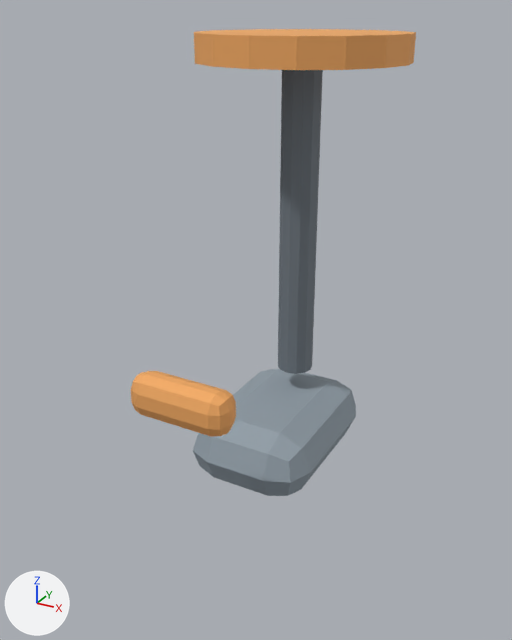
Before and after pictures for a commit that changed the glTF model game/assets/models/dir_sentinel_scout.glb.
Both versions are drawn from a camera (50 mm lens) standing at (0.473, -0.941, 0.771) and looking at (-0.018, -0.048, 0.325). Every picture has the same lights, and +X, +Y and +Z are marked at lower left. The picture after the commit comes second. Vertices at exactly the same position are counted once.

The older version as bpy lines, for what is in view:
```python
me_cube_015 = bpy.data.meshes.new('Cube.015')
me_cube_015.from_pydata(...)  # 168 vertices, 320 faces; spans x -0.16..0.16, y -0.305..0.22, z 0.055..0.74
# faces by material slot: [108, 44, 168]
me_cube_015.materials.append(mat_gun_0_0)  # grey #95a2ac
me_cube_015.materials.append(mat_gundark_0_0)  # grey #737c84
me_cube_015.materials.append(mat_orange_0_0)  # orange #f5ad65
ob_dir_sentinel_scout = bpy.data.objects.new('dir_sentinel_scout', me_cube_015)
ob_dir_sentinel_scout.location = (0.0, 0.0, 0.0)
```
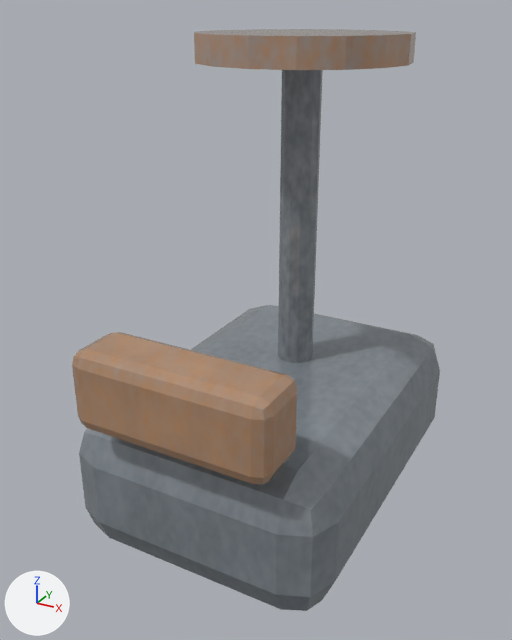
Changed parts and their boxes [x1, y1, x2, y2] in the pictures (512 x 640 px; the box of a moved part takes in the faces that stretch with it):
'dir_sentinel_scout', reshaped (29% wider, 25% taller): before [131, 29, 416, 496]; after [72, 29, 440, 611]
part 1 of me_cube_015, moved or reshaped: before [131, 371, 236, 437]; after [72, 332, 298, 484]
part 2 of me_cube_015, recoloured: before [193, 369, 356, 496]; after [79, 305, 440, 611]
part 3 of me_cube_015, recoloured: before [278, 70, 323, 374]; after [278, 70, 323, 363]
part 4 of me_cube_015, recoloured (orange to brown): before [131, 29, 416, 437]; after [72, 29, 416, 484]

The change in detail:
Picture 'dir_sentinel_scout_rough' (img_dir_sentinel_scout_rough) is new.
Picture 'dir_sentinel_scout_diff' (img_dir_sentinel_scout_diff) is new.
Material 'dir_sentinel_scout_baked' (mat_dir_sentinel_scout_baked) is new.
Uses the picture img_dir_sentinel_scout_diff.
Uses the picture img_dir_sentinel_scout_rough.
me_cube_015 is used by ob_dir_sentinel_scout; location (0.0, 0.0, 0.0).
me_cube_015 had 168 vertices, 320 faces and spanned x -0.16..0.16, y -0.305..0.22, z 0.055..0.74.
me_cube_015 now has 168 vertices, 320 faces and spans x -0.21..0.21, y -0.33..0.3, z 0.0..0.74.
me_cube_015 part 1: 56 of 168 vertices moved; they spanned x -0.075..0.075, y -0.305..-0.255, z 0.27..0.33 and now span x -0.15..0.15, y -0.33..-0.23, z 0.24..0.36; mean shift (0.0, 0.0, 0.0); largest move (-0.055, -0.305, 0.29) -> (-0.13, -0.33, 0.26).
me_cube_015 part 2: 108 faces spanning x -0.21..0.21, y -0.3..0.3, z 0.0..0.22 switch from mat_gun_0_0 (grey #95a2ac) to mat_dir_sentinel_scout_baked.
me_cube_015 part 3: 44 faces spanning x -0.03..0.03, y 0.03..0.09, z 0.2..0.7 switch from mat_gundark_0_0 (grey #737c84) to mat_dir_sentinel_scout_baked.
me_cube_015 part 4: 168 faces spanning x -0.16..0.16, y -0.33..0.22, z 0.24..0.74 switch from mat_orange_0_0 (orange #f5ad65) to mat_dir_sentinel_scout_baked.
Other edits to the shape of me_cube_015 do not show in these pictures.
